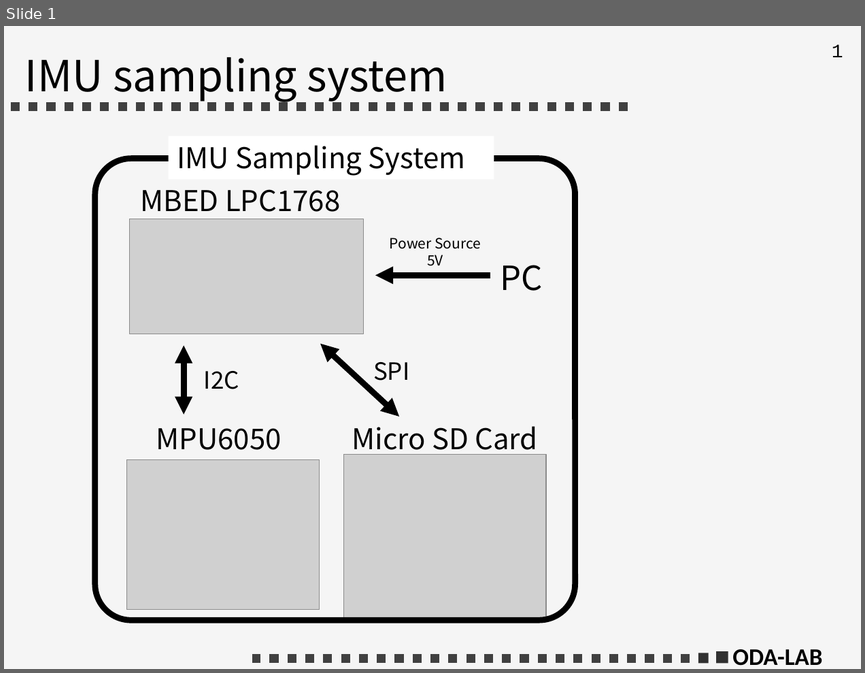
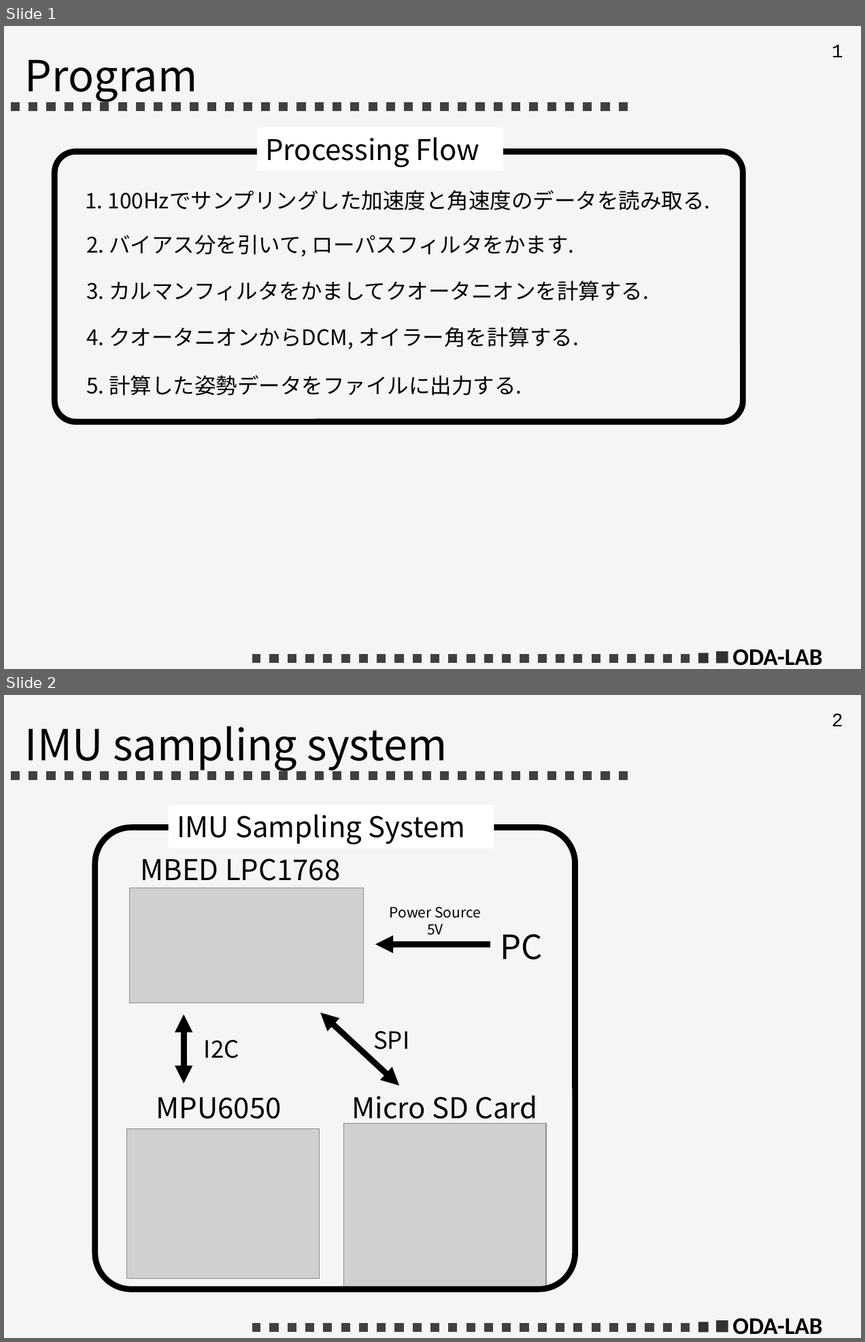
Before and after one commit to gakuseishitsu/ExtendedKalmanFilterForIMU, a slide deck: images/images_for_readme.pptx. Shown one above the other, each under a label of ours: slide 1 before the commit, slides 1 and 2 after it. The pictures are 865x673 and 865x1342 pixels, drawn with LibreOffice and Linux fonts; fonts in the diff are those of the drawing; grey boxes stand for pictures. Boxes give left, top, right and bottom in pixels: in the first picture for what was removed or moved away, otherwise in the second. Text is boxed around its words. In the diff, an @@ line names an element or a change of style, - is before the commit and + after.

```diff
--- a/images/images_for_readme.pptx
+++ b/images/images_for_readme.pptx
@@ slide 1 added at <box>4,26,861,669</box>, background #F5F5F5; not listed: 6 template elements that a slide beside it also shows @@
@@ title added at <box>25,59,198,101</box>, 36 pt, text #000000 @@
+Program
@@ rectangle added at <box>257,127,502,170</box>, fill #FFFFFF, 24 pt, text #000000 @@
+Processing Flow
@@ rounded rectangle added at <box>54,151,742,421</box>, outline #000000 5 pt @@
@@ text added at <box>85,190,711,210</box>, 18 pt, text #000000 @@
+1. 100Hzでサンプリングした加速度と角速度のデータを読み取る.
@@ text added at <box>86,235,575,257</box>, 18 pt, text #000000 @@
+2. バイアス分を引いて, ローパスフィルタをかます.
@@ text added at <box>86,280,649,301</box>, 18 pt, text #000000 @@
+3. カルマンフィルタをかましてクオータニオンを計算する.
@@ text added at <box>86,327,579,349</box>, 18 pt, text #000000 @@
+4. クオータニオンからDCM, オイラー角を計算する.
@@ text added at <box>86,375,521,395</box>, 18 pt, text #000000 @@
+5. 計算した姿勢データをファイルに出力する.
@@ what was slide 1 is now slide 2 @@
@@ page number at <box>832,713,843,726</box>: text changed @@
-1
+2
```
Also in this commit, not shown: 1 other slide added, 3 other files.
